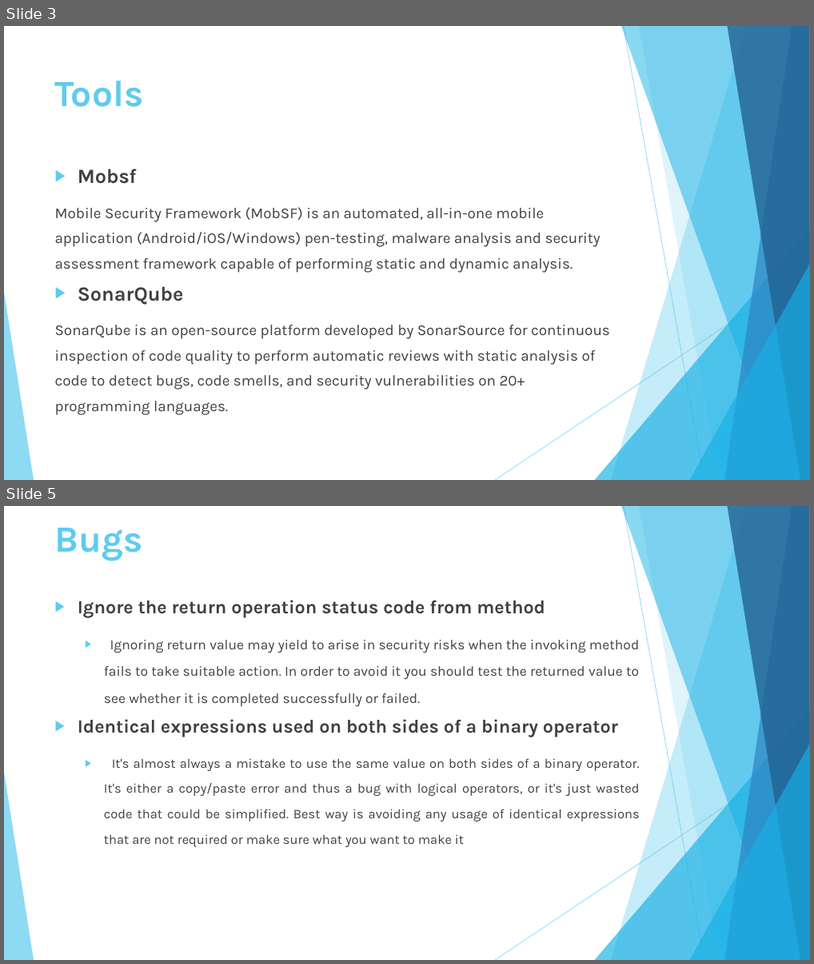
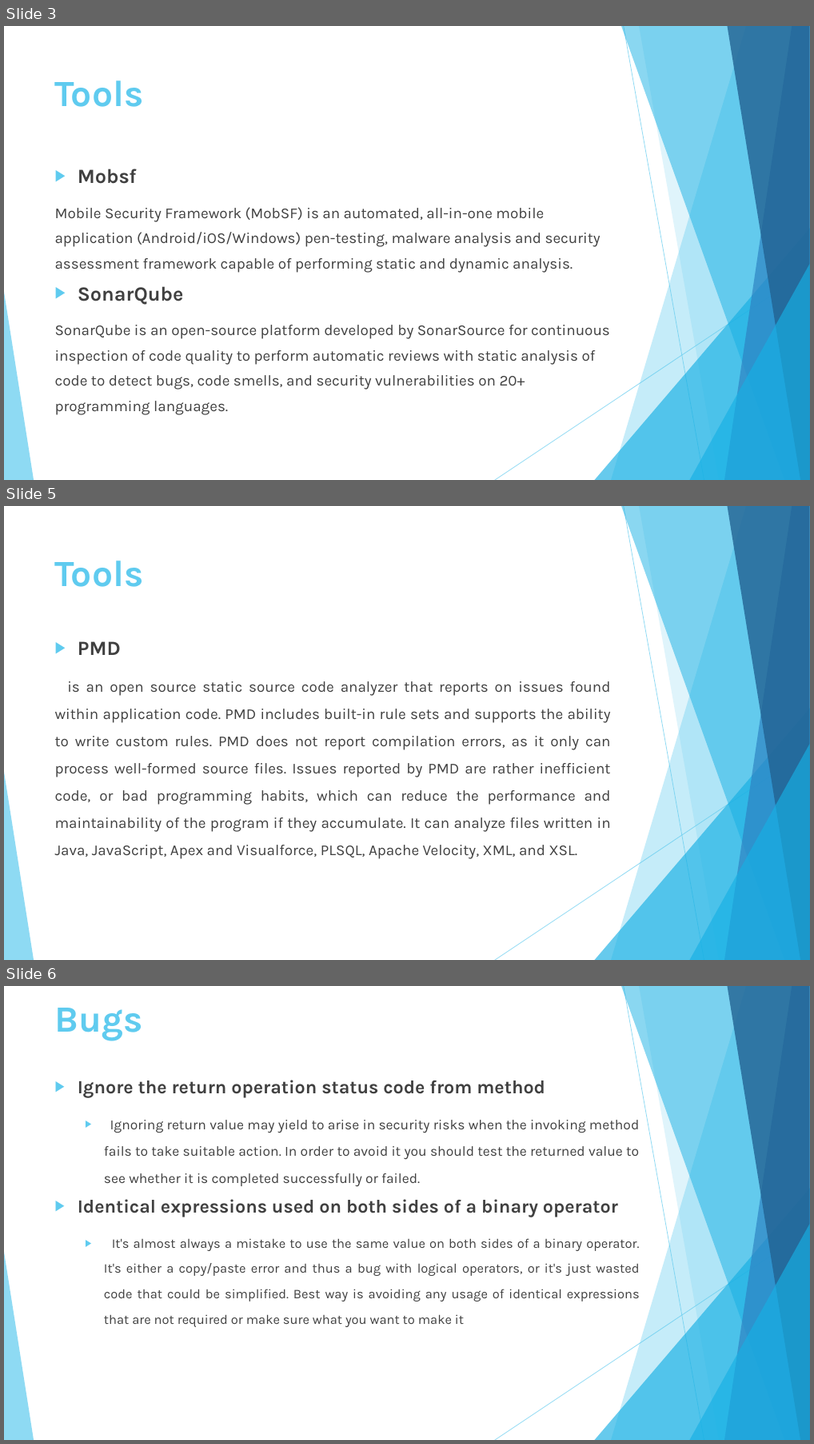
Before and after one commit to FahadAT/CS392-project-G5, a slide deck: Workshop-01-CS310-05-171.pptx. Shown one above the other, each under a label of ours: slides 3 and 5 before the commit, slides 3, 5 and 6 after it; the slides between them are not shown. The pictures are 814x964 and 814x1444 pixels, drawn with LibreOffice and Linux fonts; fonts in the diff are those of the drawing. Boxes give left, top, right and bottom in pixels: in the first picture for what was removed or moved away, otherwise in the second. Text is boxed around its words. In the diff, an @@ line names an element or a change of style, - is before the commit and + after.

```diff
--- a/Workshop-01-CS310-05-171.pptx
+++ b/Workshop-01-CS310-05-171.pptx
@@ slide 5 added at (x1=4, y1=506, x2=810, y2=960), background #FFFFFF; not listed: 10 template elements that a slide beside it also shows @@
@@ title added at (x1=55, y1=560, x2=144, y2=587), 44 pt, text #5FCBEF, bold @@
+Tools
@@ text added at (x1=55, y1=641, x2=611, y2=859), 18 pt, text #404040 @@
+▶ PMD
+is an open source static source code analyzer that reports on issues found within application code. PMD includes built-in rule sets and supports the ability to write custom rules. PMD does not report compilation errors, as it only can process well-formed source files. Issues reported by PMD are rather inefficient code, or bad programming habits, which can reduce the performance and maintainability of the program if they accumulate. It can analyze files written in Java, JavaScript, Apex and Visualforce, PLSQL, Apache Velocity, XML, and XSL.
@@ what was slide 5 is now slide 6 @@
```
Also in this commit, not shown: 2 slides changed, 2 other slides added, 2 other files.
